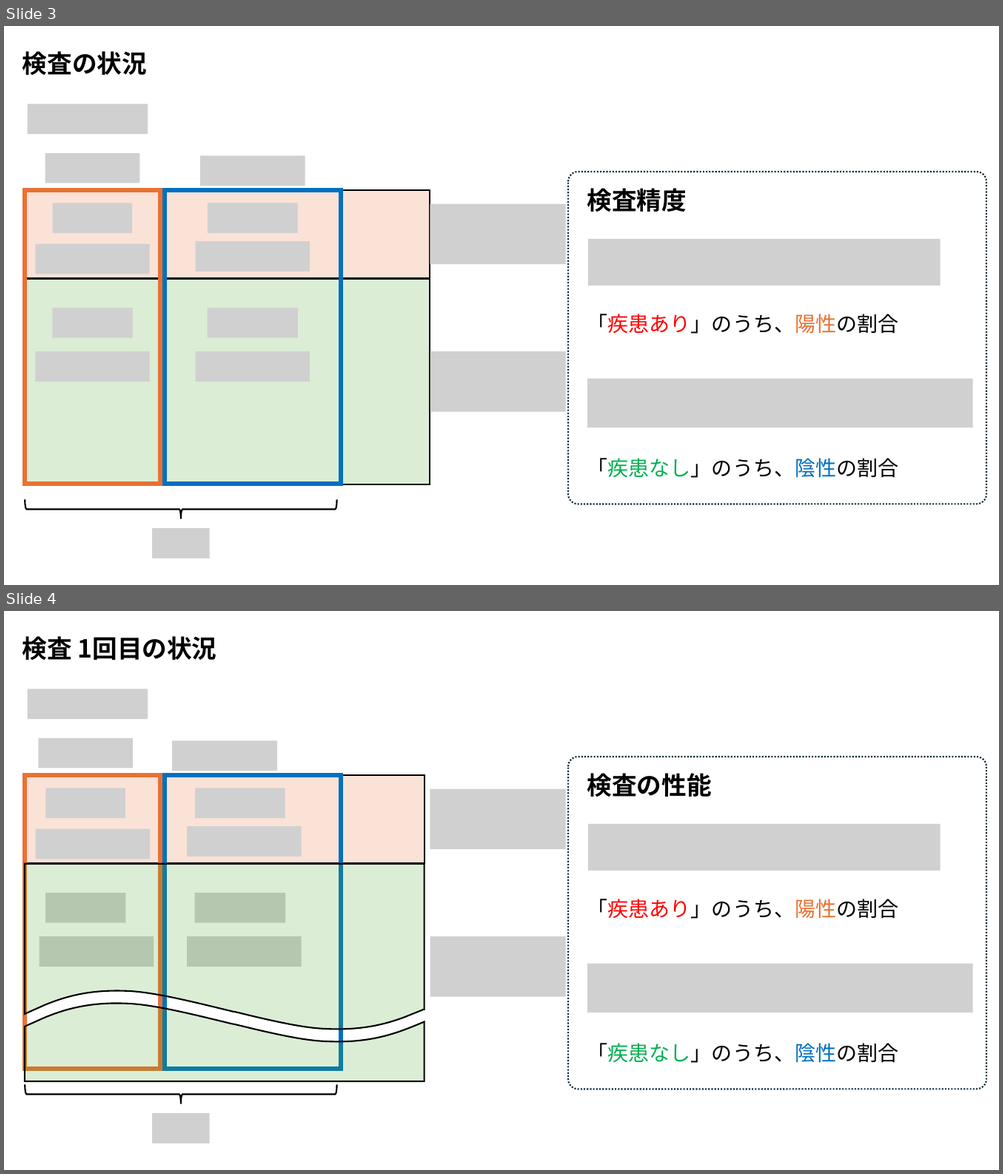
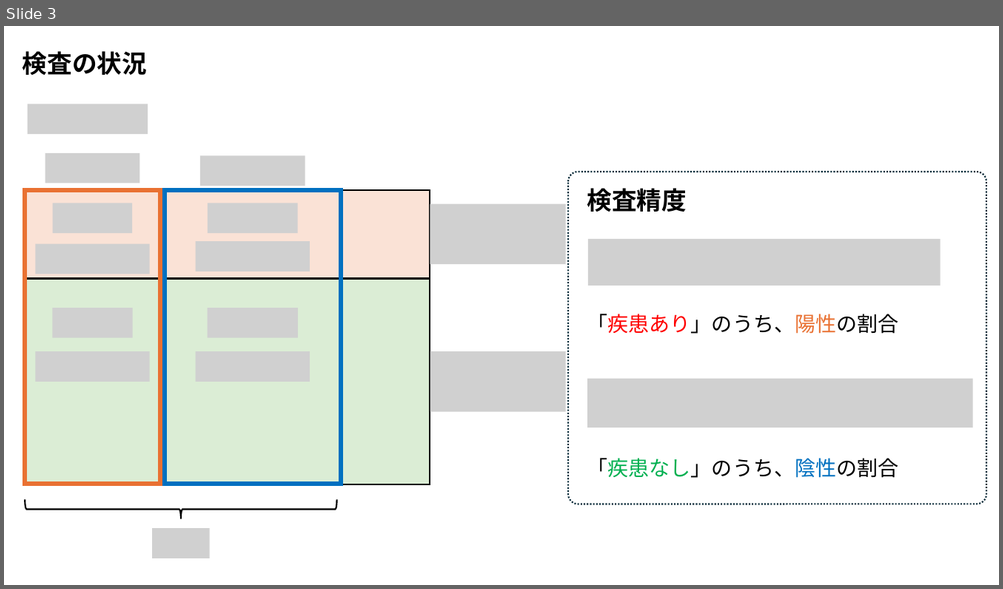
Before and after one commit to Takayoshi-Matsuyama/app_repo, a slide deck: stat/bayes theorem and disease test.pptx. Shown one above the other, each under a label of ours: slides 3 and 4 before the commit, slide 3 after it. The pictures are 1003x1174 and 1003x589 pixels, drawn with LibreOffice and Linux fonts; fonts in the diff are those of the drawing; grey boxes stand for pictures. Boxes give left, top, right and bottom in pixels: in the first picture for what was removed or moved away, otherwise in the second. Text is boxed around its words. In the diff, an @@ line names an element or a change of style, - is before the commit and + after.

```diff
--- a/stat/bayes theorem and disease test.pptx
+++ b/stat/bayes theorem and disease test.pptx
@@ slide 4 removed at [4, 611, 999, 1170], background #FFFFFF @@
@@ text removed at [22, 636, 217, 660] @@
-検査 1回目の状況
@@ picture removed at [27, 689, 148, 719] @@
@@ picture removed at [38, 738, 133, 768] @@
@@ picture removed at [172, 741, 277, 771] @@
@@ group removed at [568, 757, 986, 1089]: 3 texts, 2 pictures, 1 rounded rectangle @@
-検査の性能
-「疾患あり」のうち、陽性の割合
-「疾患なし」のうち、陰性の割合
@@ rectangle removed at [25, 775, 424, 863] @@
@@ rectangle removed at [25, 775, 160, 1069] @@
@@ rectangle removed at [165, 775, 341, 1069] @@
@@ picture removed at [45, 789, 125, 818] @@
@@ picture removed at [195, 789, 285, 818] @@
@@ picture removed at [430, 789, 566, 850] @@
@@ picture removed at [35, 829, 150, 859] @@
@@ picture removed at [187, 826, 301, 857] @@
@@ freeform shape removed at [25, 864, 424, 1030] @@
@@ picture removed at [45, 893, 125, 923] @@
@@ picture removed at [195, 893, 285, 923] @@
@@ picture removed at [39, 937, 153, 967] @@
@@ picture removed at [187, 937, 301, 967] @@
@@ picture removed at [430, 937, 566, 997] @@
@@ freeform shape removed at [25, 1003, 424, 1082] @@
@@ right brace removed at [25, 1085, 337, 1104] @@
@@ picture removed at [153, 1114, 210, 1144] @@
```
Also in this commit, not shown: 1 slide added, 1 other slide removed, 6 other files.
